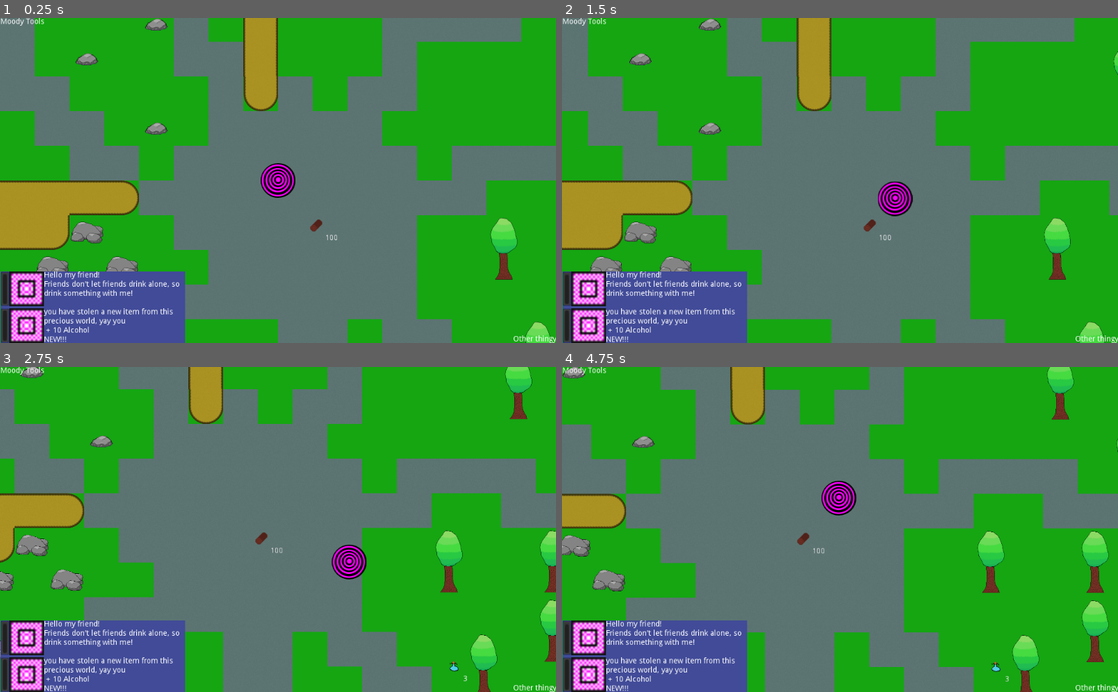
Above: before the commit, frames 1-4 (two rows, left to right).
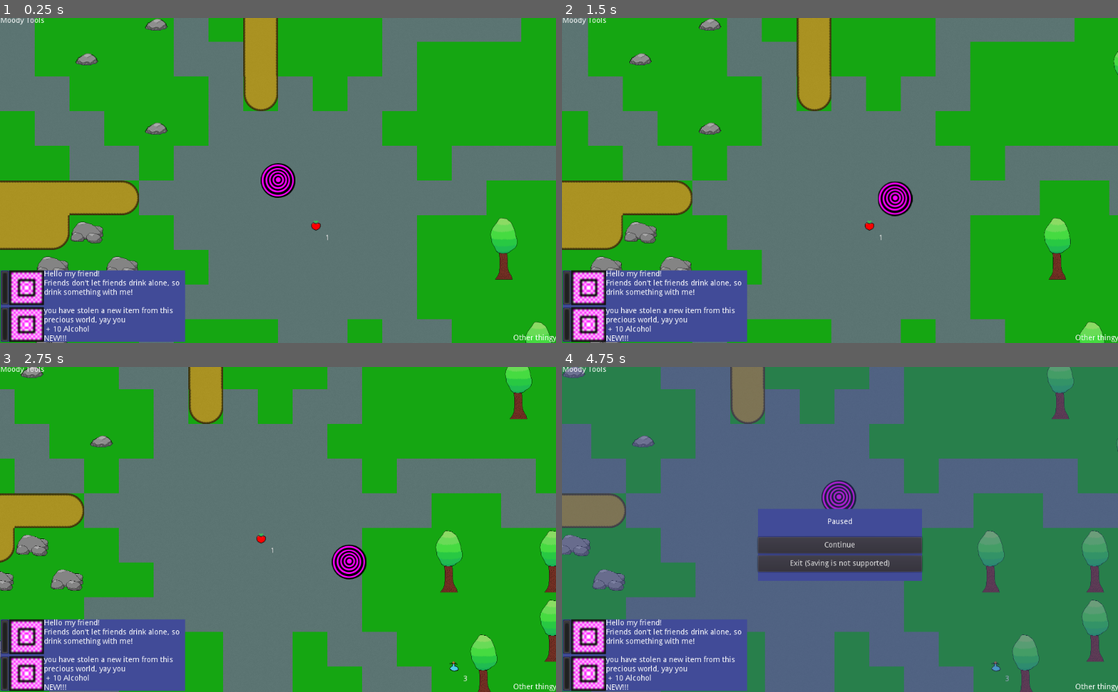
Above: after the commit, the same moments.

Repository: xFrednet/moody-tools
Game: Godot game, scene res://in_game.tscn
The game is run twice, just before and just after one commit, with the same random seed, the same clock (stepped at 60 frames per second) and the same inputs.
Inputs (mouse positions are in pixels of both pictures, inside the frame that each line leads up to):
- Up to frame 1 (0.25 s): no input
- Up to frame 2 (1.5 s): tap Enter at 0.5 s; move the mouse to (962, 164) at 0.52 s; hold D (right) 0.53-1.28 s; click (962, 164) at 0.67 s; move the mouse to (728, 196) at 1.27 s; hold S (down) from 1.28 s (still down); click (728, 196) at 1.42 s
- Up to frame 3 (2.75 s): move the mouse to (333, 458) at 2.02 s; release S (down) at 2.03 s; hold D (right) from 2.03 s (still down); click (333, 458) at 2.17 s
- Up to frame 4 (4.75 s): move the mouse to (812, 594) at 2.77 s; release D (right) at 2.78 s; hold W (up) 2.78-3.53 s; click (812, 594) at 2.92 s; move the mouse to (1006, 578) at 3.52 s; hold A (left) 3.53-4.25 s; click (1006, 578) at 3.67 s; tap Escape (pause_game) at 4.15 s; click "Continue" at 4.25 s

The runs differ from the first frame. In frame 1, 2.3% of the frame differs, in the area x 0-100%, y 0-100%; in frame 2, 2.3%; in frame 3, 2.3%; in frame 4, 59%.

Commit message:
Fixed a bug

Diff:
--- a/in_game.tscn
+++ b/in_game.tscn
@@ -11,13 +11,16 @@
 
 [node name="ui" type="CanvasLayer" parent="."]
 
-[node name="game_menu" parent="ui" instance=ExtResource( 2 )]
-size_flags_horizontal = 2
-size_flags_vertical = 2
-
 [node name="esc_menu" parent="ui" instance=ExtResource( 5 )]
 pause_mode = 2
 visible = false
+mouse_filter = 1
+
+[node name="game_menu" parent="ui" instance=ExtResource( 2 )]
+margin_top = -1.59424
+margin_bottom = -1.59424
+size_flags_horizontal = 2
+size_flags_vertical = 2
 
 [node name="world" parent="." instance=ExtResource( 1 )]
 
--- a/item/item.gd
+++ b/item/item.gd
@@ -52,15 +52,15 @@
 	if (local_pos.x < 0 || local_pos.x >= get_size().x ||
 			local_pos.y < 0 || local_pos.y >= get_size().y):
 				return
-	elif (!mouse_inside):
-		# Don't ask, don't touch, it works I don't have the time
-		mouse_inside = true
-		return
 
 	if (mouse.get_button_index() == BUTTON_RIGHT && mouse.is_pressed()):
 		if (get_parent() is Control):
 			popup.set_position(get_global_mouse_position())
 			popup.popup()
+
+	if (mouse.get_button_index() == BUTTON_LEFT && mouse.is_pressed()):
+		if (get_parent() is Node2D):
+			GameData.player.get_node("equipment").get_backpack().pickup_item(self)
 
 func _mouse_entered() -> void:
 	mouse_inside = true
--- a/item/item_spawn.gd
+++ b/item/item_spawn.gd
@@ -3,8 +3,8 @@
 class_name ItemSpawn
 
 export var id: String
-export(int, 1, 100) var count: int
+export(int, 1, 100) var count: int = 1
 
 func _ready() -> void:
 	add_child(Item.new(id, count))
-	remove_and_skip()
+	call_deferred("remove_and_skip", self)
--- a/ui/esc_menu/esc_menu.gd
+++ b/ui/esc_menu/esc_menu.gd
@@ -17,6 +17,7 @@
 
 func continue_game():
 	set_visible(false)
+	set_size(Vector2(1,1))
 	get_tree().paused = false
 	emit_signal("continue_game")
 
@@ -26,6 +27,5 @@
 func _on_exit_button_pressed() -> void:
 	get_tree().quit()
 
-
 func _on_exit_button_visibility_changed() -> void:
 	_was_paused_game_released = false
--- a/world/world.tscn
+++ b/world/world.tscn
@@ -261,8 +261,7 @@
 [node name="ItemSpawn" type="Node2D" parent="entities"]
 position = Vector2( 54.4278, 67.1721 )
 script = ExtResource( 6 )
-id = "i:wood"
-count = 100
+id = "i:apple"
 
 [node name="ItemSpawn2" type="Node2D" parent="entities"]
 position = Vector2( 409.836, 303.582 )
